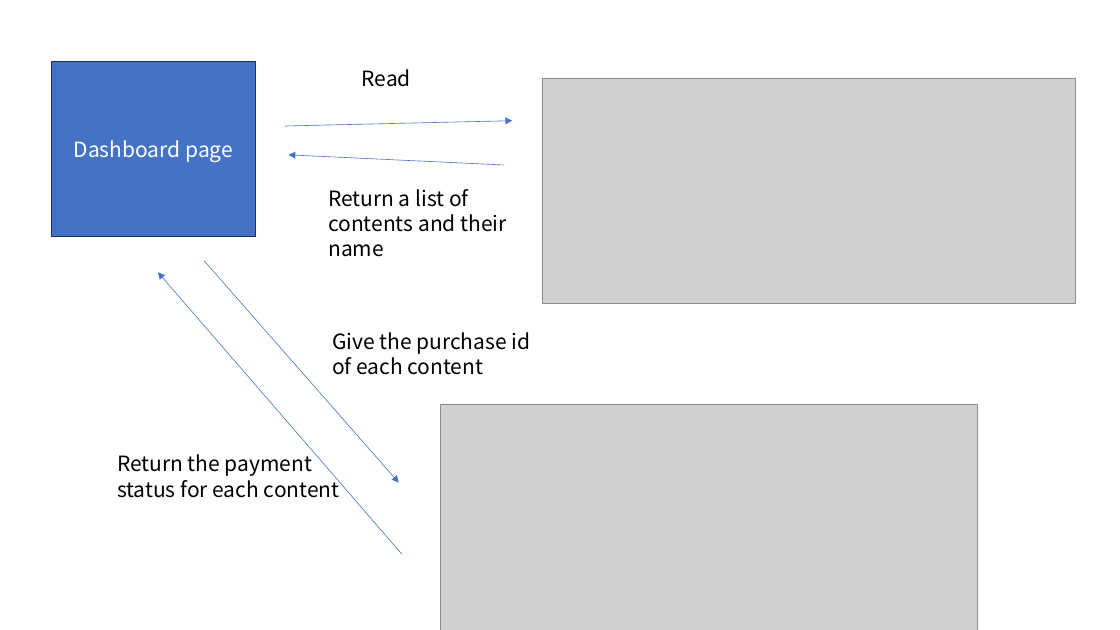
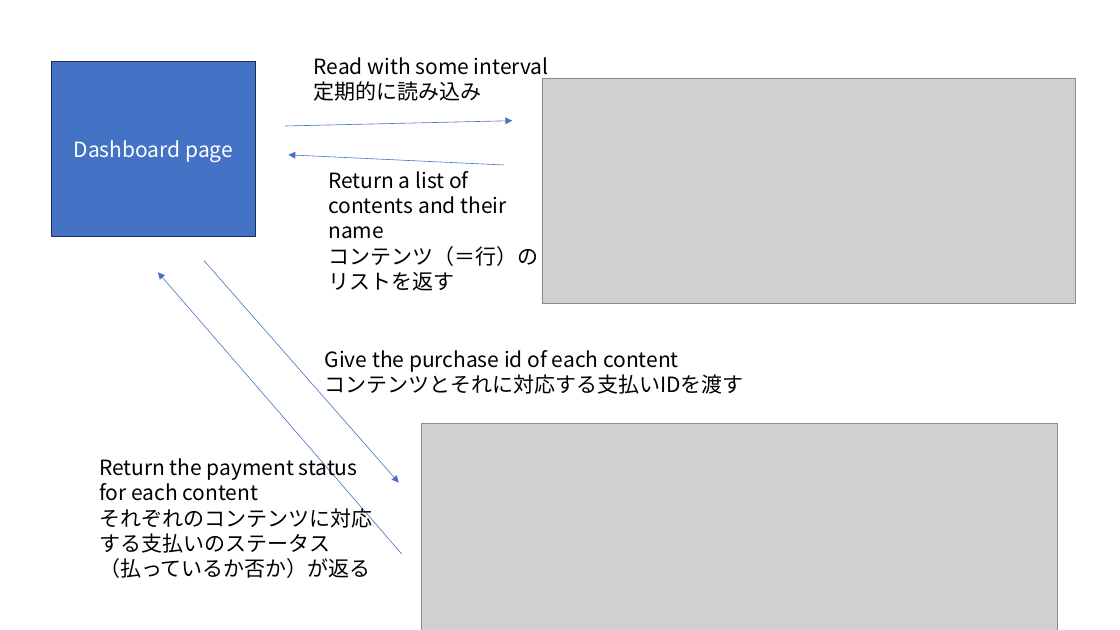
Before and after one commit to think-nature-analysis/paymentDemo, a slide deck: slide 1 of new/parser.pptx. Drawn at 1120x630 pixels with LibreOffice and Linux fonts; fonts in the diff are those of the drawing; grey boxes stand for pictures. Boxes give left, top, right and bottom in pixels: in the first picture for what was removed or moved away, otherwise in the second. Text is boxed around its words. In the diff, an @@ line names an element or a change of style, - is before the commit and + after.

```diff
--- a/new/parser.pptx
+++ b/new/parser.pptx
@@ text at (314, 57, 549, 101): text changed @@
-Read
+Read with some interval
+定期的に読み込み
@@ text "Return a list of contents ...": place and size @@
-text "Return a list of contents ..." at (328, 189, 507, 257)
+text "Return a list of contents ..." at (328, 171, 538, 291)
@@ text at (328, 246, 538, 291): paragraph added @@
+コンテンツ（＝行）のリストを返す
@@ text "Give the purchase id of ...": place and size @@
-text "Give the purchase id of ..." at (332, 332, 531, 375)
+text "Give the purchase id of ..." at (325, 350, 744, 394)
@@ text at (325, 371, 744, 394): paragraph added @@
+コンテンツとそれに対応する支払いIDを渡す
@@ picture: place and size @@
-picture at (440, 404, 977, 630)
+picture at (422, 423, 1058, 630)
@@ text "Return the payment status for ...": place and size @@
-text "Return the payment status for ..." at (117, 450, 340, 498)
+text "Return the payment status for ..." at (99, 454, 372, 578)
@@ text at (99, 505, 372, 578): paragraph added @@
+それぞれのコンテンツに対応する支払いのステータス（払っているか否か）が返る
```
Also in this commit, not shown: 1 slide added, 9 other files.
